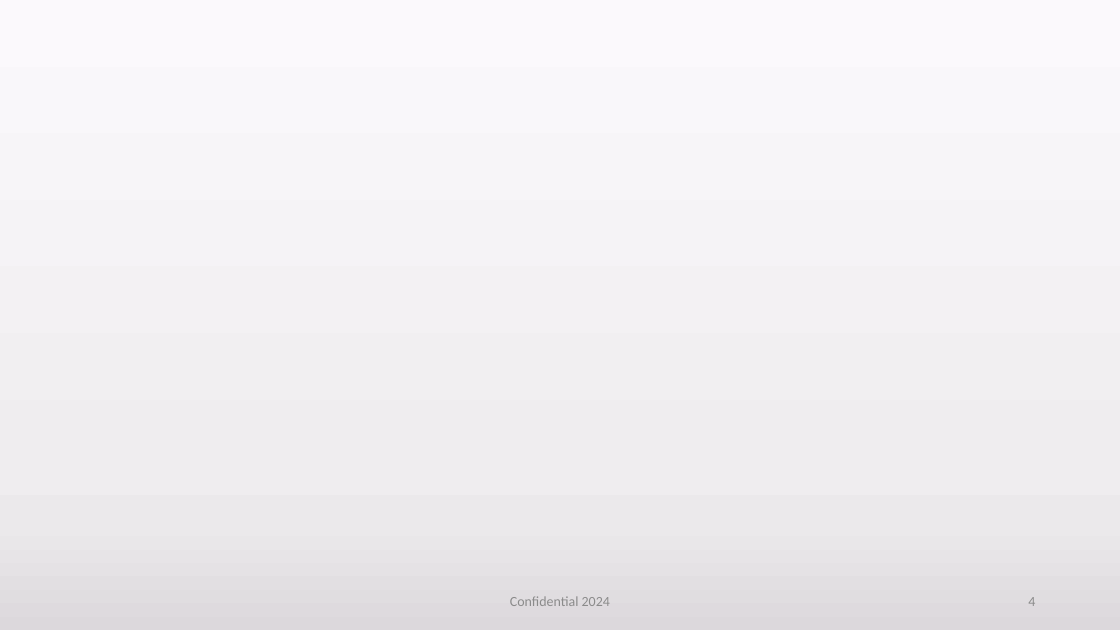
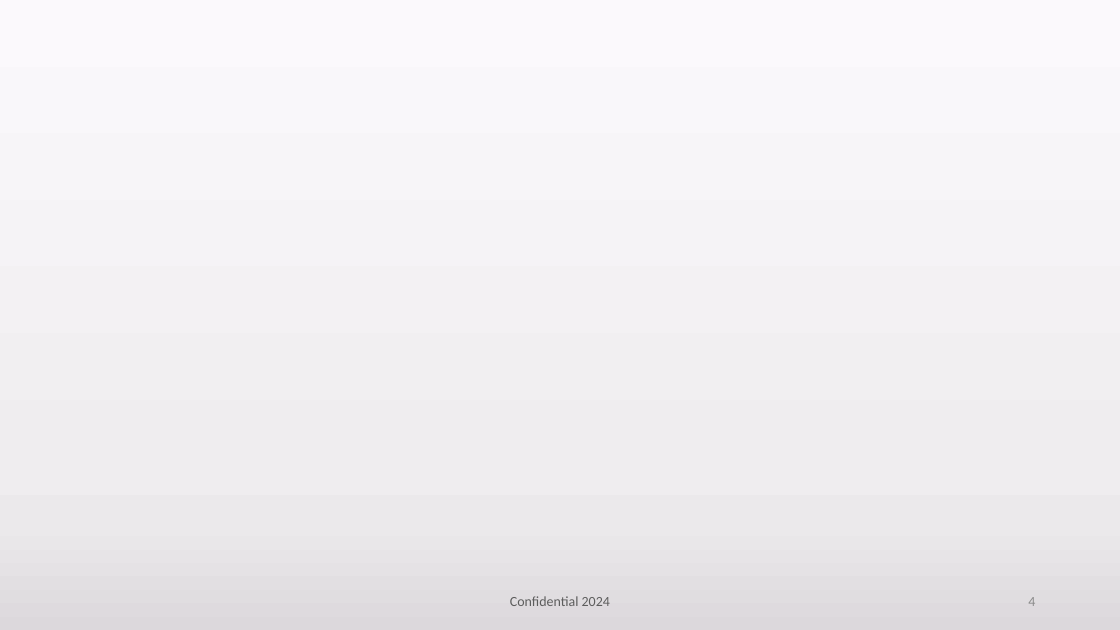
Before and after one commit to sebahrens/json2pptx, a slide deck: slide 4 of templates/business-template.pptx. Drawn at 1120x630 pixels with LibreOffice and Linux fonts; fonts in the diff are those of the drawing. Boxes give left, top, right and bottom in pixels: in the first picture for what was removed or moved away, otherwise in the second. Text is boxed around its words. In the diff, an @@ line names an element or a change of style, - is before the commit and + after.

```diff
--- a/templates/business-template.pptx
+++ b/templates/business-template.pptx
@@ text "Confidential 2024" at (510, 596, 610, 606): text colour #8C8C8C to #5E5E5E @@
```
Also in this commit, not shown: 1 other slide changed, 5 other files.
